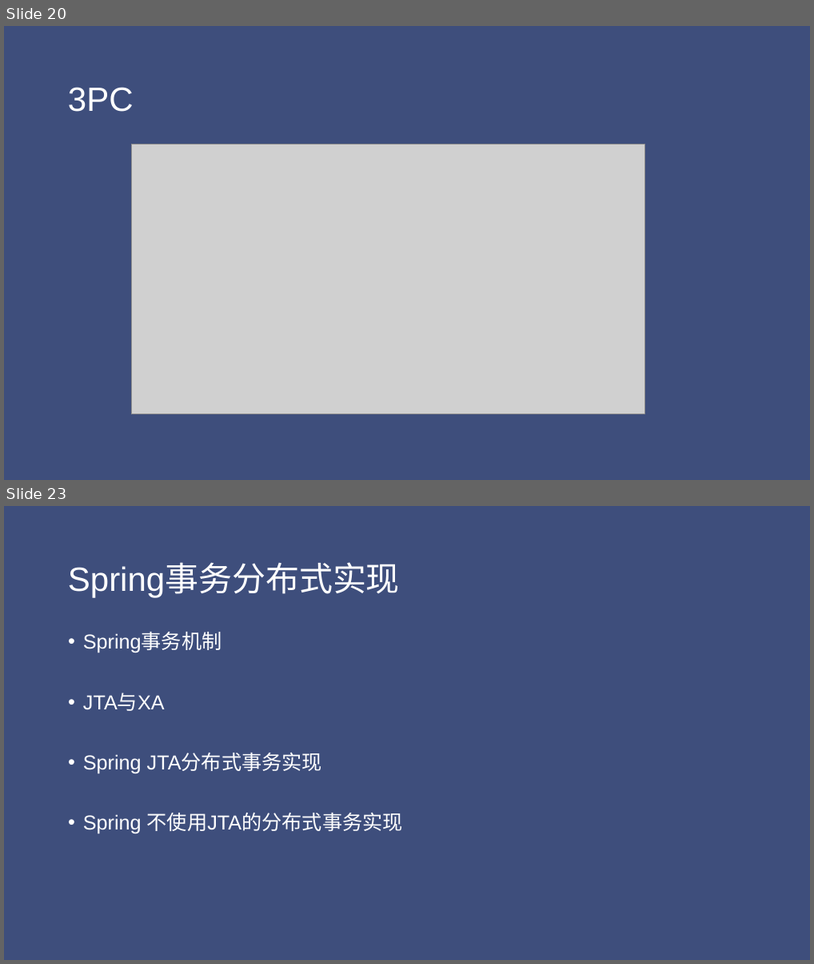
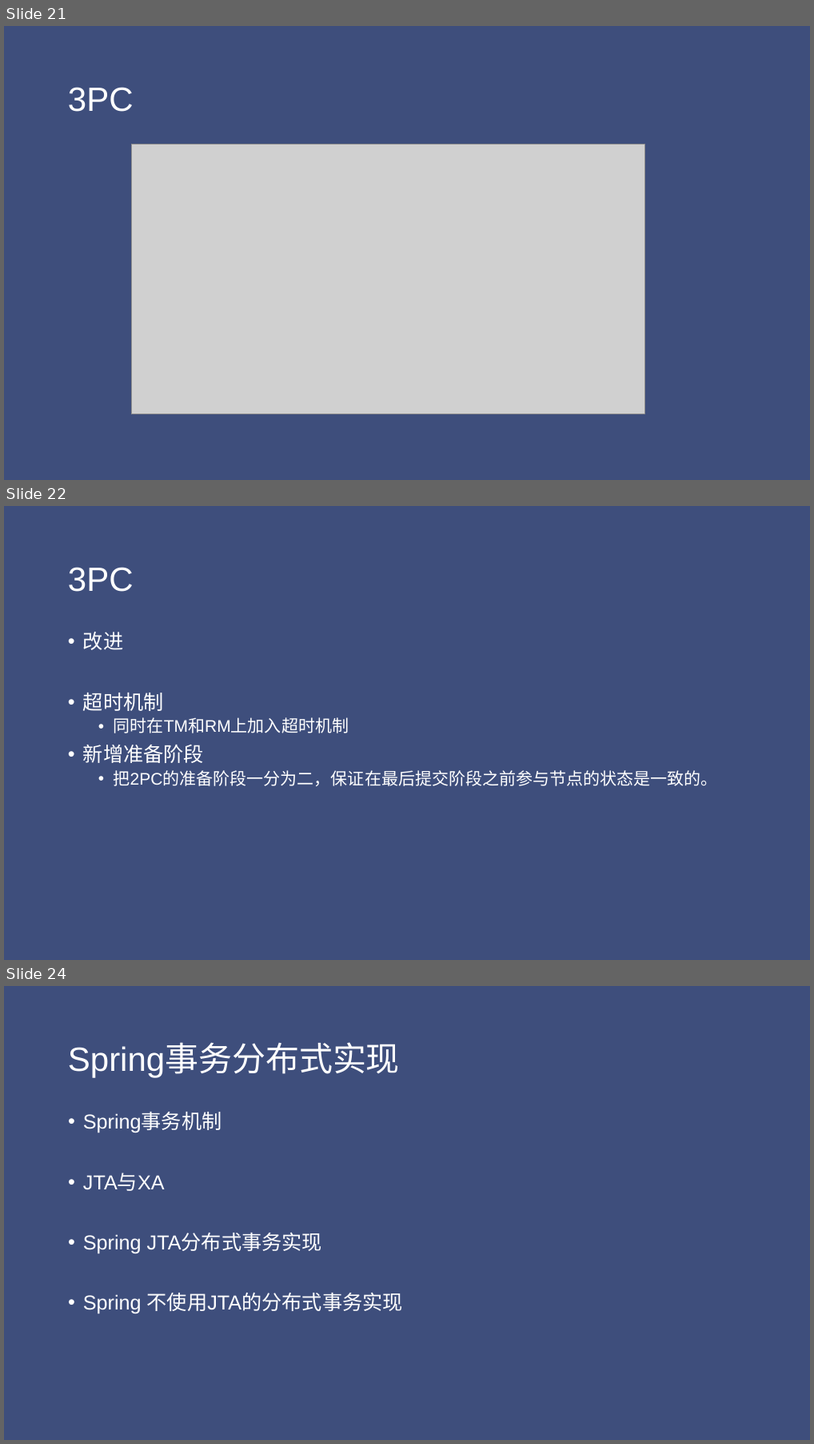
Before and after one commit to jungle0127/springcloudstudy, a slide deck: docs/distributedsystemtransaction.pptx. Shown one above the other, each under a label of ours: slides 20 and 23 before the commit, slides 21, 22 and 24 after it; the slides between them are not shown. The pictures are 814x964 and 814x1444 pixels, drawn with LibreOffice and Linux fonts; fonts in the diff are those of the drawing; grey boxes stand for pictures. Boxes give left, top, right and bottom in pixels: in the first picture for what was removed or moved away, otherwise in the second. Text is boxed around its words. In the diff, an @@ line names an element or a change of style, - is before the commit and + after.

```diff
--- a/docs/distributedsystemtransaction.pptx
+++ b/docs/distributedsystemtransaction.pptx
@@ slide 22 added at (x1=4, y1=506, x2=810, y2=960), background #3E4E7C @@
@@ title added at (x1=68, y1=567, x2=134, y2=592), 40 pt, text #FFFFFF @@
+3PC
@@ text added at (x1=83, y1=632, x2=718, y2=786), 20 pt, text #FFFFFF @@
+• 改进
+• 超时机制
+  • 同时在TM和RM上加入超时机制
+• 新增准备阶段
+  • 把2PC的准备阶段一分为二，保证在最后提交阶段之前参与节点的状态是一致的。
@@ what was slide 20 is now slide 21 @@
@@ what was slide 23 is now slide 24 @@
```
Also in this commit, not shown: 5 slides changed, 5 other slides added, 1 slide removed, 20 other files.
